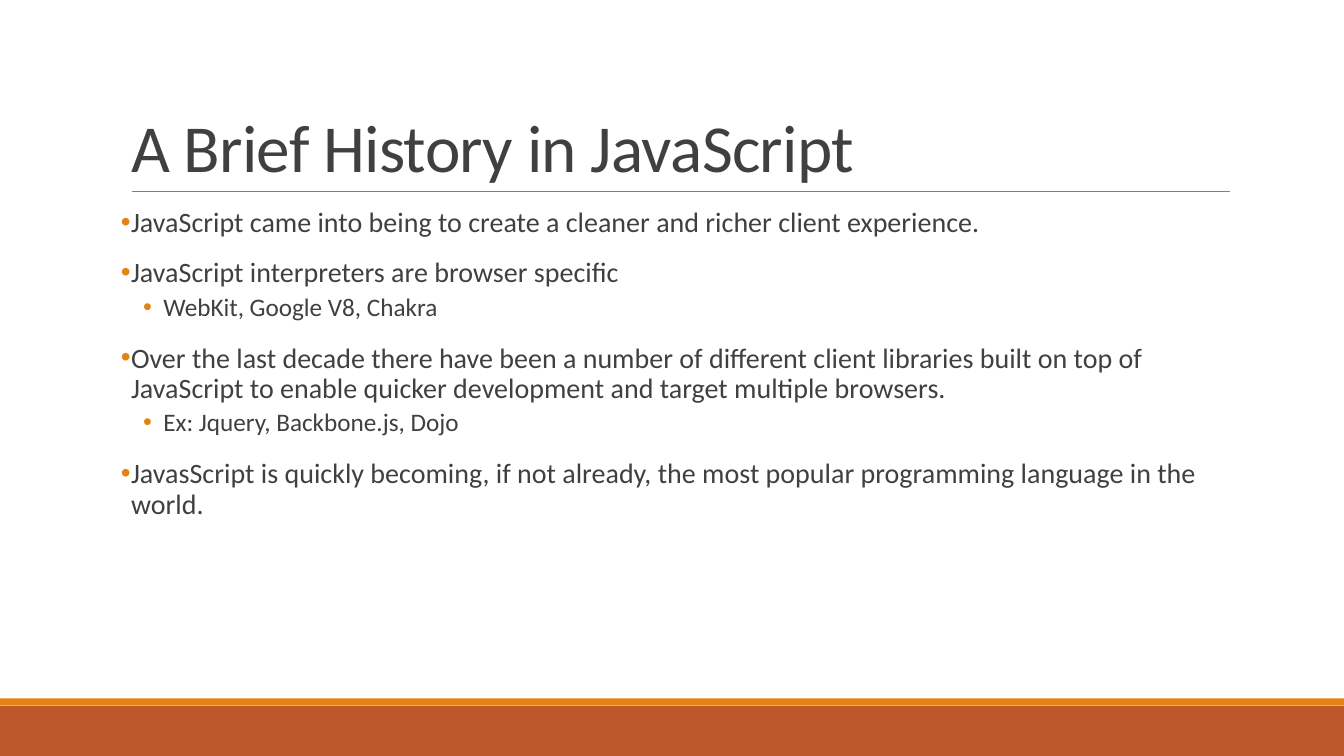
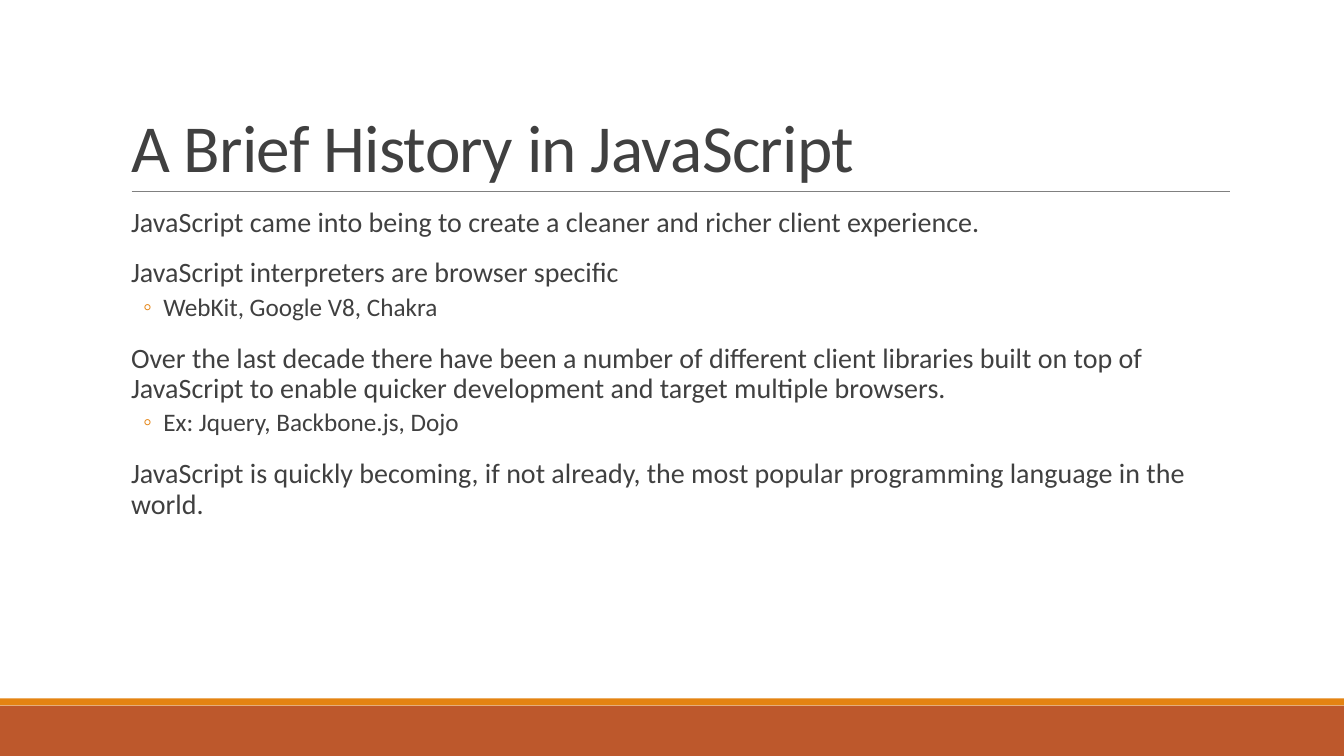
Before and after one commit to sbechtold/angularjs, a slide deck: slide 9 of materials/AngularJS.pptx. Drawn at 1344x756 pixels with LibreOffice and Linux fonts; fonts in the diff are those of the drawing. Boxes give left, top, right and bottom in pixels: in the first picture for what was removed or moved away, otherwise in the second. Text is boxed around its words. In the diff, an @@ line names an element or a change of style, - is before the commit and + after.

```diff
--- a/materials/AngularJS.pptx
+++ b/materials/AngularJS.pptx
@@ text at box(131, 212, 1142, 436): bullet • to  ; bullet • to ◦ @@
@@ text at box(131, 463, 1184, 514): text changed @@
-• JavasScript is quickly becoming, if not already, the most popular programming language in the world.
+  JavaScript is quickly becoming, if not already, the most popular programming language in the world.
```
Also in this commit, not shown: 12 other slides changed, 42 slides added, 43 other files.
